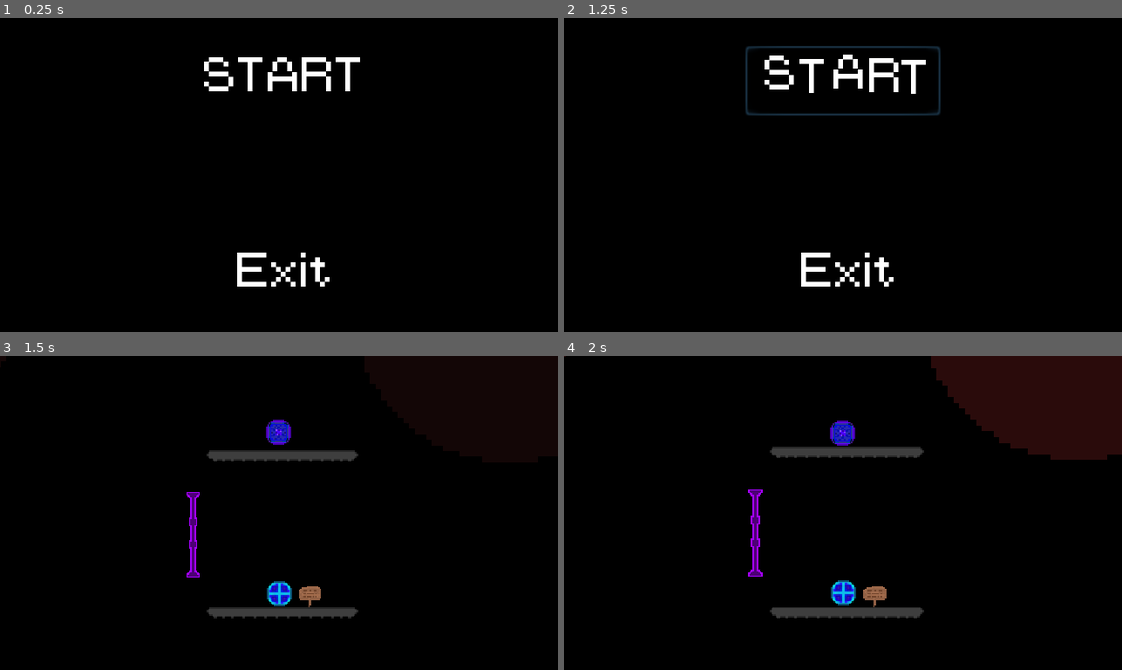
Above: before the commit, frames 1-4 (two rows, left to right).
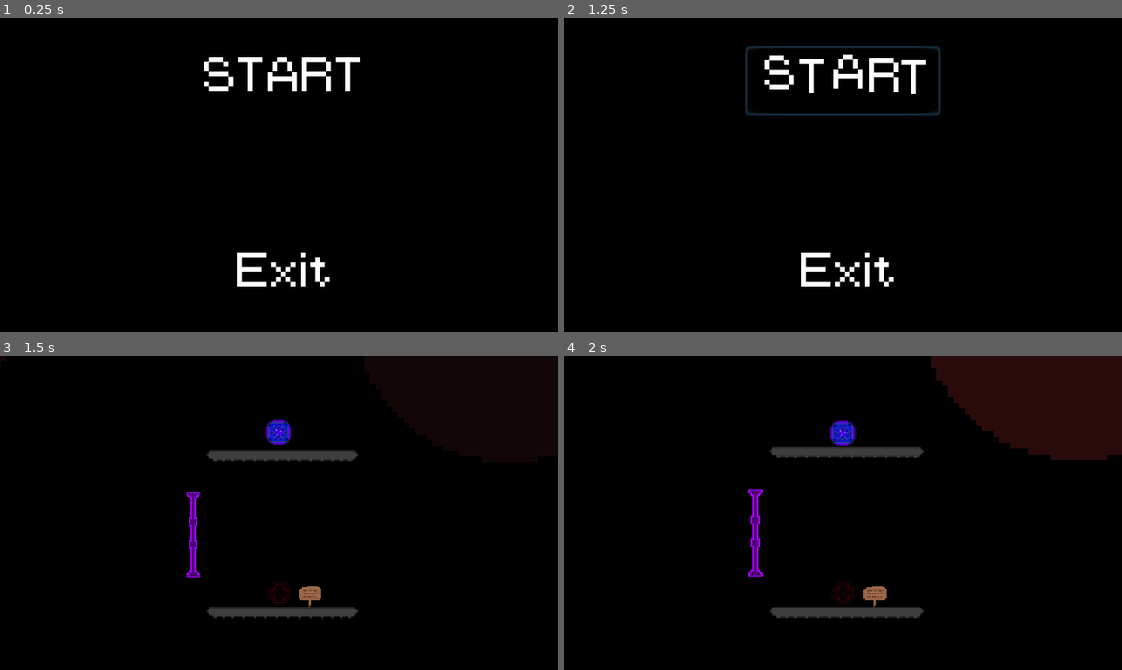
Above: after the commit, the same moments.

Repository: zyansheep/gmtk-2021
Game: Godot game, scene res://Menu.tscn
The game is run twice, just before and just after one commit, with the same random seed, the same clock (stepped at 60 frames per second) and the same inputs.
Inputs (mouse positions are in pixels of both pictures, inside the frame that each line leads up to):
- Up to frame 1 (0.25 s): no input
- Up to frame 2 (1.25 s): click (843, 80) at 0.5 s
- Up to frame 3 (1.5 s): click (279, 418) at 1.25 s
- Up to frame 4 (2 s): no input

Frames 1-2 are identical in both runs. In frame 3, 0.3% of the frame differs, in the area x 47-53%, y 71-80%; in frame 4, 0.3%.

Commit message:
add player animations

Diff:
--- a/Player 1.tscn
+++ b/Player 1.tscn
@@ -1,9 +1,60 @@
-[gd_scene load_steps=4 format=2]
+[gd_scene load_steps=7 format=2]
 
 [ext_resource path="res://Player 1.gd" type="Script" id=1]
 [ext_resource path="res://Assets/PlayerOne.png" type="Texture" id=2]
 
 [sub_resource type="CircleShape2D" id=1]
+
+[sub_resource type="Animation" id=2]
+resource_name = "Anchored"
+length = 0.1
+loop = true
+tracks/0/type = "value"
+tracks/0/path = NodePath("Icon:modulate")
+tracks/0/interp = 1
+tracks/0/loop_wrap = true
+tracks/0/imported = false
+tracks/0/enabled = true
+tracks/0/keys = {
+"times": PoolRealArray( 0 ),
+"transitions": PoolRealArray( 1 ),
+"update": 0,
+"values": [ Color( 1, 0, 0, 1 ) ]
+}
+
+[sub_resource type="Animation" id=3]
+resource_name = "FreeRoam"
+length = 0.1
+loop = true
+tracks/0/type = "value"
+tracks/0/path = NodePath("Icon:modulate")
+tracks/0/interp = 1
+tracks/0/loop_wrap = true
+tracks/0/imported = false
+tracks/0/enabled = true
+tracks/0/keys = {
+"times": PoolRealArray( 0 ),
+"transitions": PoolRealArray( 1 ),
+"update": 0,
+"values": [ Color( 1, 1, 1, 1 ) ]
+}
+
+[sub_resource type="Animation" id=4]
+resource_name = "Joined"
+length = 0.1
+loop = true
+tracks/0/type = "value"
+tracks/0/path = NodePath("Icon:modulate")
+tracks/0/interp = 1
+tracks/0/loop_wrap = true
+tracks/0/imported = false
+tracks/0/enabled = true
+tracks/0/keys = {
+"times": PoolRealArray( 0 ),
+"transitions": PoolRealArray( 1 ),
+"update": 0,
+"values": [ Color( 0.054902, 1, 0, 1 ) ]
+}
 
 [node name="Player 1" type="KinematicBody2D"]
 script = ExtResource( 1 )
@@ -12,8 +63,15 @@
 }
 
 [node name="Icon" type="Sprite" parent="."]
+modulate = Color( 1, 0, 0, 1 )
 texture = ExtResource( 2 )
 
 [node name="Collision" type="CollisionShape2D" parent="."]
 z_index = -1
 shape = SubResource( 1 )
+
+[node name="AnimationPlayer" type="AnimationPlayer" parent="."]
+autoplay = "FreeRoam"
+anims/Anchored = SubResource( 2 )
+anims/FreeRoam = SubResource( 3 )
+anims/Joined = SubResource( 4 )
--- a/Player 2.tscn
+++ b/Player 2.tscn
@@ -1,9 +1,60 @@
-[gd_scene load_steps=4 format=2]
+[gd_scene load_steps=7 format=2]
 
 [ext_resource path="res://Player 1.gd" type="Script" id=1]
 [ext_resource path="res://Assets/PlayerTwo.png" type="Texture" id=2]
 
 [sub_resource type="CircleShape2D" id=1]
+
+[sub_resource type="Animation" id=2]
+resource_name = "Anchored"
+length = 0.1
+loop = true
+tracks/0/type = "value"
+tracks/0/path = NodePath("Icon:modulate")
+tracks/0/interp = 1
+tracks/0/loop_wrap = true
+tracks/0/imported = false
+tracks/0/enabled = true
+tracks/0/keys = {
+"times": PoolRealArray( 0 ),
+"transitions": PoolRealArray( 1 ),
+"update": 0,
+"values": [ Color( 0.937255, 0.0156863, 0.0156863, 1 ) ]
+}
+
+[sub_resource type="Animation" id=3]
+resource_name = "FreeRoam"
+length = 0.1
+loop = true
+tracks/0/type = "value"
+tracks/0/path = NodePath("Icon:modulate")
+tracks/0/interp = 1
+tracks/0/loop_wrap = true
+tracks/0/imported = false
+tracks/0/enabled = true
+tracks/0/keys = {
+"times": PoolRealArray( 0 ),
+"transitions": PoolRealArray( 1 ),
+"update": 0,
+"values": [ Color( 1, 1, 1, 1 ) ]
+}
+
+[sub_resource type="Animation" id=4]
+resource_name = "Joined"
+length = 0.1
+loop = true
+tracks/0/type = "value"
+tracks/0/path = NodePath("Icon:modulate")
+tracks/0/interp = 1
+tracks/0/loop_wrap = true
+tracks/0/imported = false
+tracks/0/enabled = true
+tracks/0/keys = {
+"times": PoolRealArray( 0 ),
+"transitions": PoolRealArray( 1 ),
+"update": 0,
+"values": [ Color( 0.054902, 1, 0, 1 ) ]
+}
 
 [node name="Player 2" type="KinematicBody2D"]
 script = ExtResource( 1 )
@@ -15,8 +66,14 @@
 jump_action = "ui_up"
 
 [node name="Icon" type="Sprite" parent="."]
+modulate = Color( 0.937255, 0.0156863, 0.0156863, 1 )
 texture = ExtResource( 2 )
 
 [node name="Collision" type="CollisionShape2D" parent="."]
 z_index = -1
 shape = SubResource( 1 )
+
+[node name="AnimationPlayer" type="AnimationPlayer" parent="."]
+anims/Anchored = SubResource( 2 )
+anims/FreeRoam = SubResource( 3 )
+anims/Joined = SubResource( 4 )
